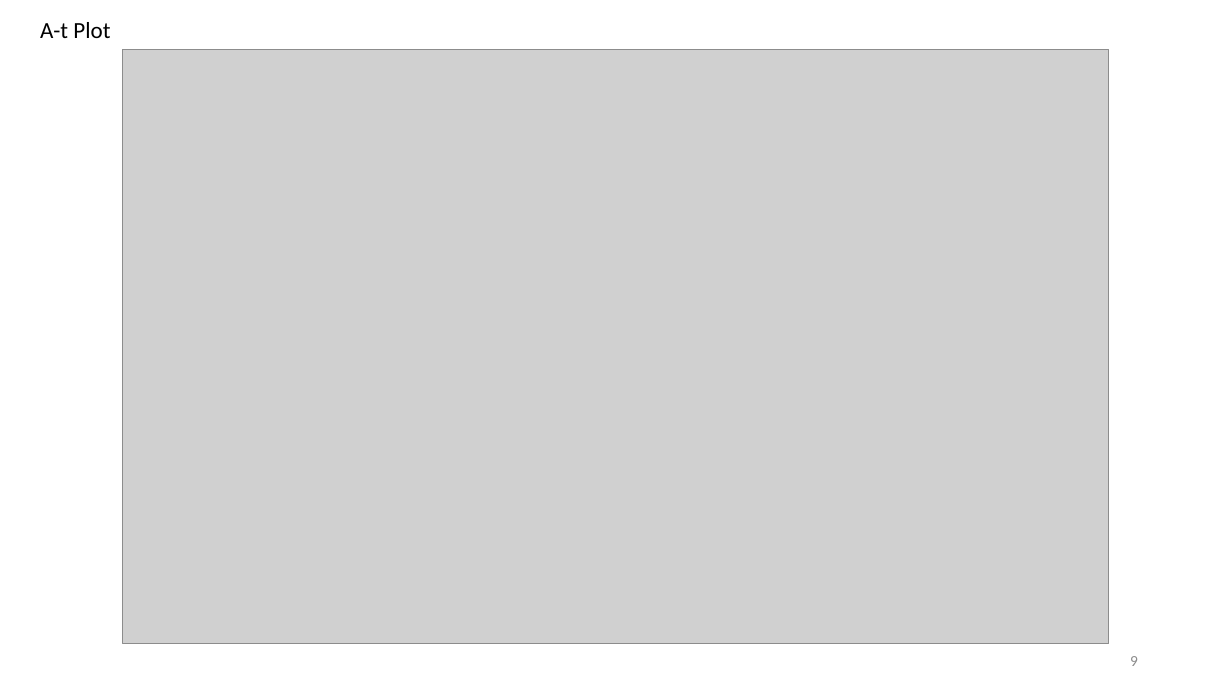
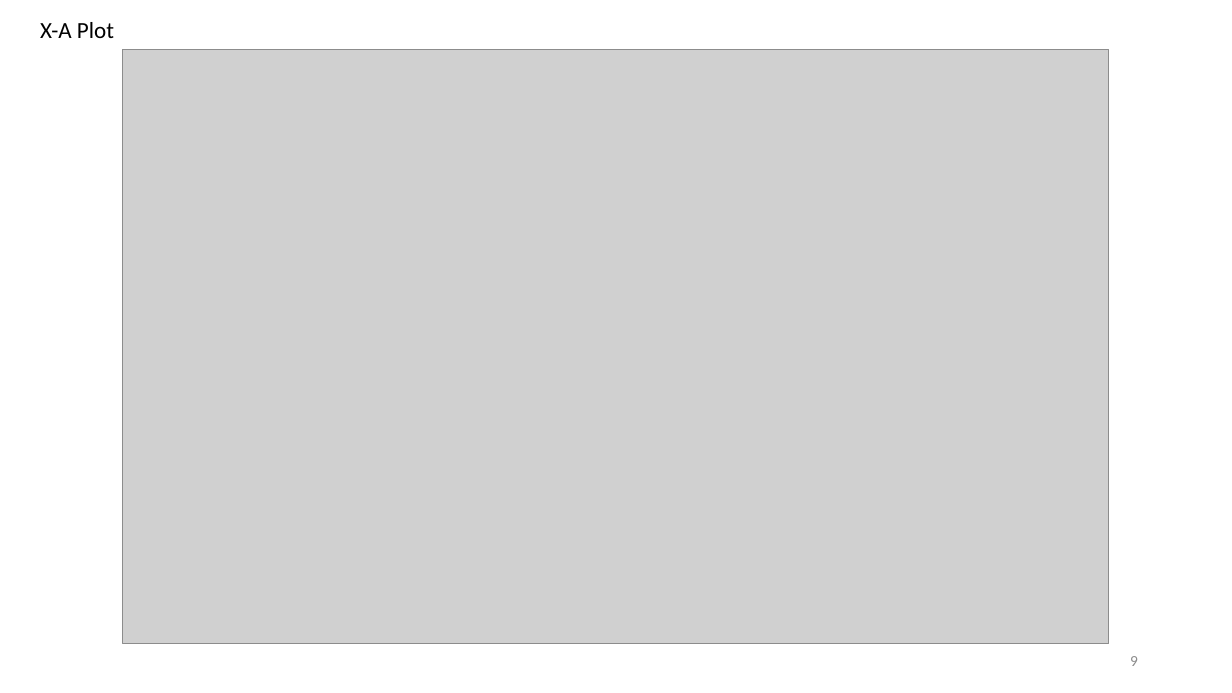
Before and after one commit to damiel-hub/open_channel_watlab_demo, a slide deck: slide 9 of class_slides/Watlab post analysis.pptx. Drawn at 1232x693 pixels with LibreOffice and Linux fonts; fonts in the diff are those of the drawing; grey boxes stand for pictures. Boxes give left, top, right and bottom in pixels: in the first picture for what was removed or moved away, otherwise in the second. Text is boxed around its words. In the diff, an @@ line names an element or a change of style, - is before the commit and + after.

```diff
--- a/class_slides/Watlab post analysis.pptx
+++ b/class_slides/Watlab post analysis.pptx
@@ text at box(40, 22, 114, 38): text changed @@
-A-t Plot
+X-A Plot
```
Also in this commit, not shown: 2 other slides changed, 3 slides added, 2 other files.
